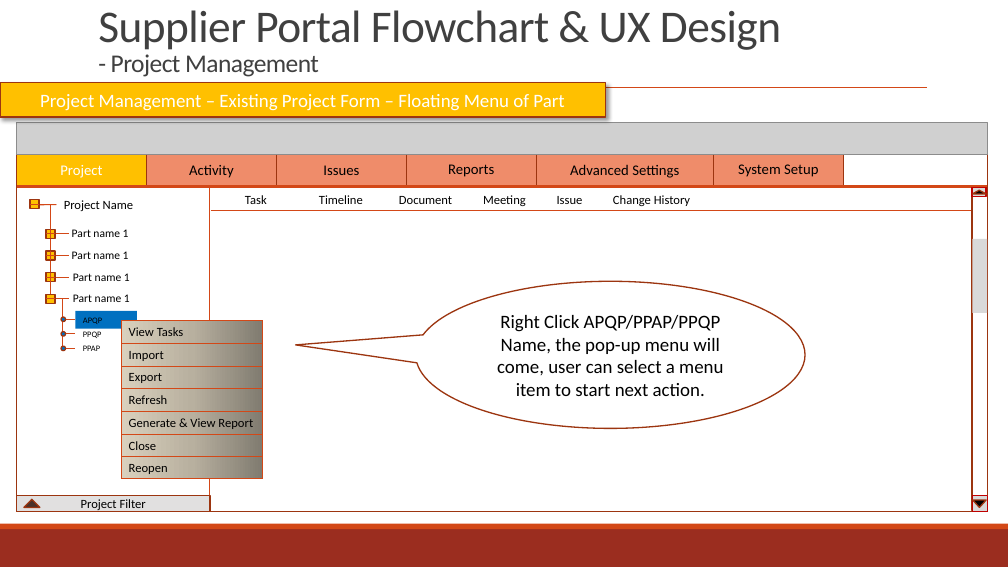
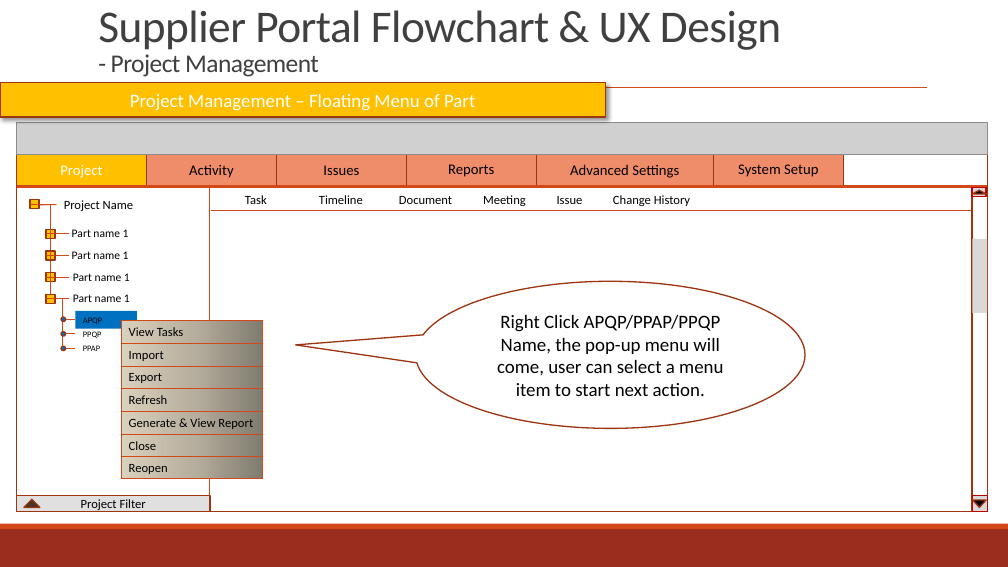
Before and after one commit to zyw9963/YFVE-supplier-portal, a slide deck: slide 73 of projects/YanFeng/02 System Design/User Stories/Flowcharts/Supplier FlowCharts & UX.pptx (slide 71 before the commit). Drawn at 1008x567 pixels with LibreOffice and Linux fonts; fonts in the diff are those of the drawing; grey boxes stand for pictures. Boxes give left, top, right and bottom in pixels: in the first picture for what was removed or moved away, otherwise in the second. Text is boxed around its words. In the diff, an @@ line names an element or a change of style, - is before the commit and + after.

```diff
--- a/projects/YanFeng/02 System Design/User Stories/Flowcharts/Supplier FlowCharts & UX.pptx
+++ b/projects/YanFeng/02 System Design/User Stories/Flowcharts/Supplier FlowCharts & UX.pptx
@@ text in rectangle at [130, 94, 475, 111]: text changed @@
-Project Management – Existing Project Form – Floating Menu of Part
+Project Management – Floating Menu of Part
```
Also in this commit, not shown: 12 other slides changed, 8 slides added, 3 slides removed, 1 other file.
